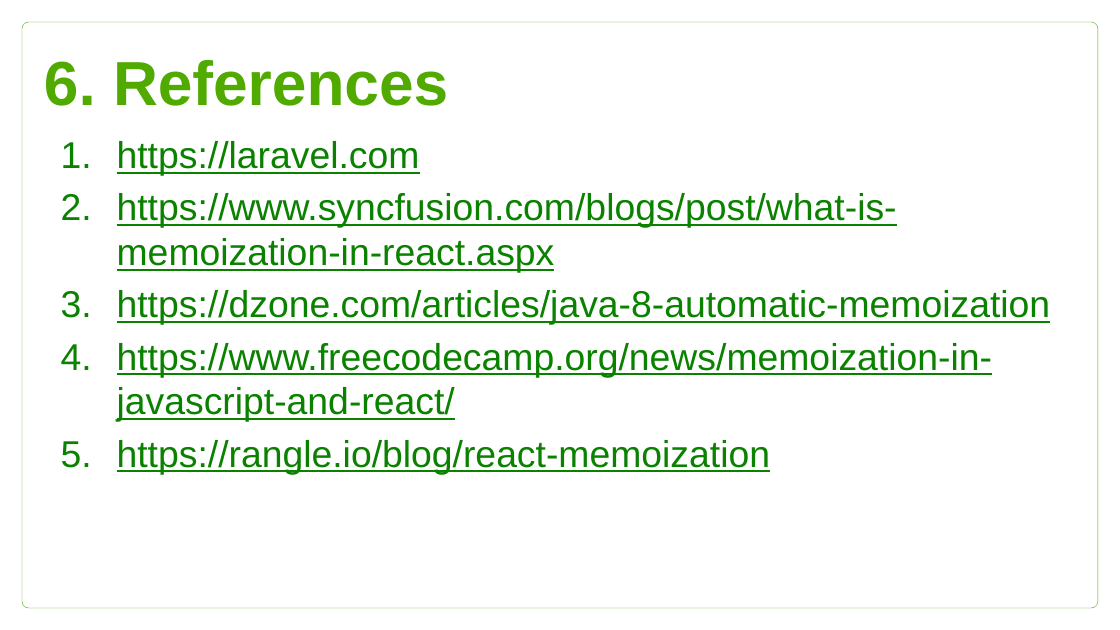
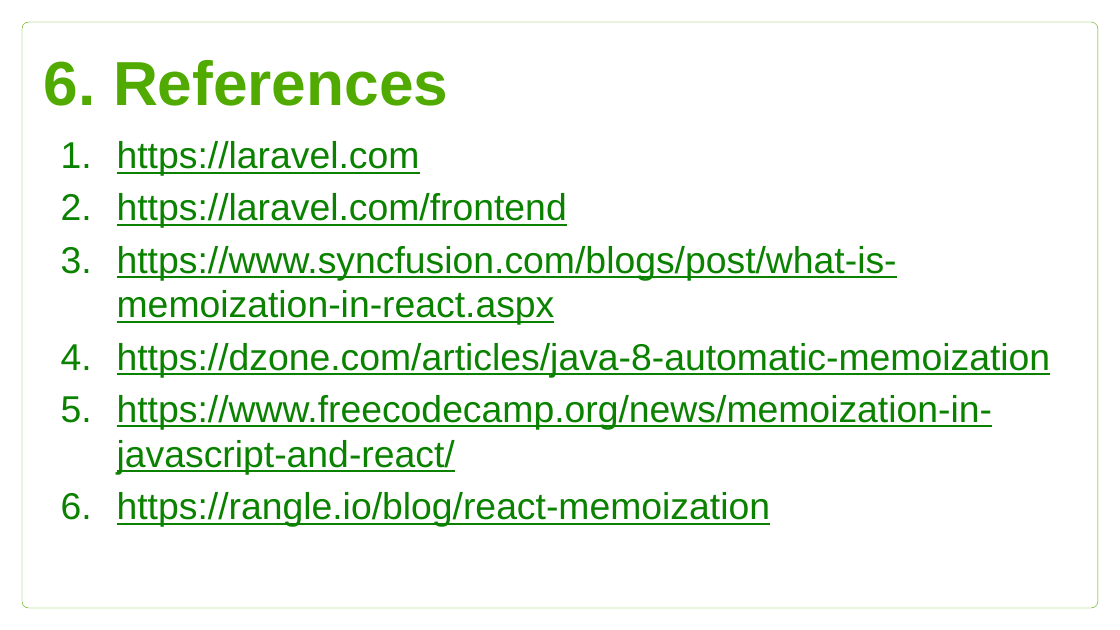
Before and after one commit to Btibor02/GroupWork, a slide deck: slide 24 of Groupwork ppt.pptx. Drawn at 1120x630 pixels with LibreOffice and Linux fonts; fonts in the diff are those of the drawing; background and template pictures are left out. Boxes give left, top, right and bottom in pixels: in the first picture for what was removed or moved away, otherwise in the second. Text is boxed around its words. In the diff, an @@ line names an element or a change of style, - is before the commit and + after.

```diff
--- a/Groupwork ppt.pptx
+++ b/Groupwork ppt.pptx
@@ subtitle at (117, 193, 567, 228): paragraph added @@
+2. https://laravel.com/frontend
```
Also in this commit, not shown: 1 other slide changed.
